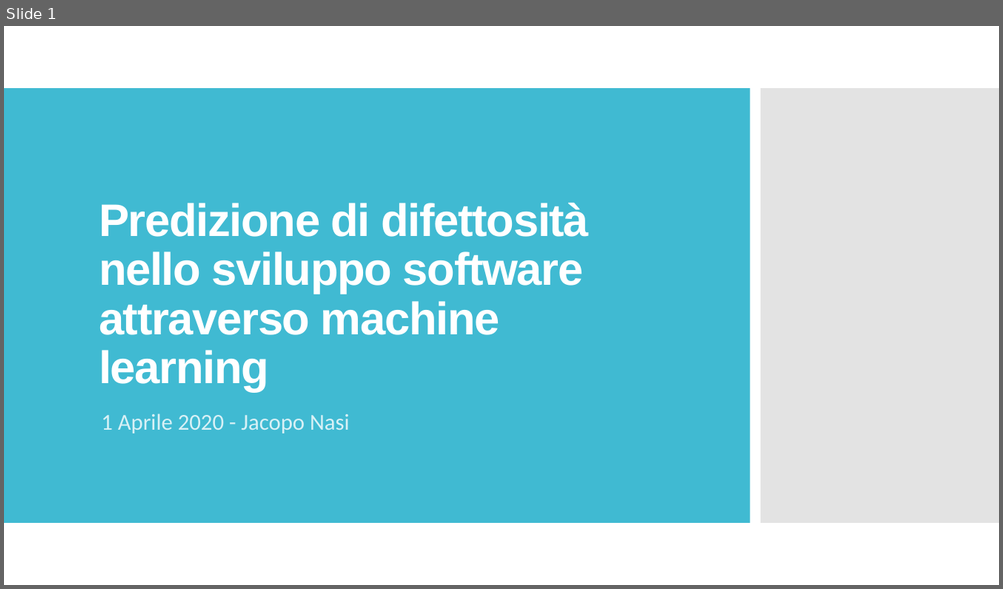
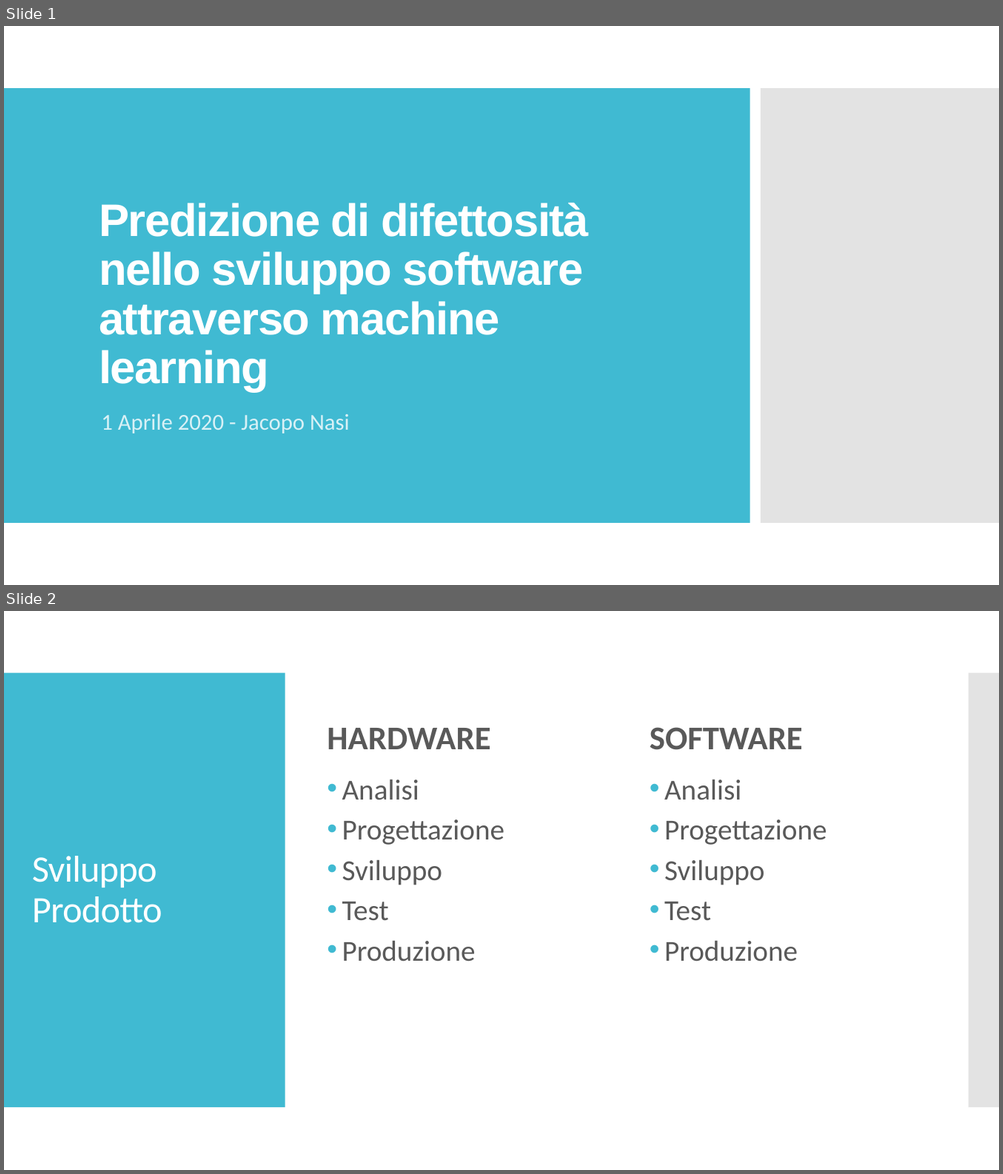
Before and after one commit to Jacopx/Thesis, a slide deck: Presentazione/Presentazione.pptx. Shown one above the other, each under a label of ours: slide 1 before the commit, slides 1 and 2 after it. The pictures are 1003x589 and 1003x1174 pixels, drawn with LibreOffice and Linux fonts; fonts in the diff are those of the drawing. Boxes give left, top, right and bottom in pixels: in the first picture for what was removed or moved away, otherwise in the second. Text is boxed around its words. In the diff, an @@ line names an element or a change of style, - is before the commit and + after.

```diff
--- a/Presentazione/Presentazione.pptx
+++ b/Presentazione/Presentazione.pptx
@@ slide 2 added at [4,611,999,1170], background #FFFFFF @@
@@ rectangle added at [4,673,285,1108], fill #40BAD2 @@
@@ rectangle added at [968,673,999,1108], fill #C8C8C8 at 50% opacity @@
@@ text added at [327,728,490,749], 32 pt, text #595959, bold @@
+HARDWARE
@@ text added at [649,727,802,750], 32 pt, text #595959, bold @@
+SOFTWARE
@@ text added at [342,780,504,962], 28 pt, text #595959 @@
+• Analisi
+• Progettazione
+• Sviluppo
+• Test
+• Produzione
@@ text added at [664,780,826,962], 28 pt, text #595959 @@
+• Analisi
+• Progettazione
+• Sviluppo
+• Test
+• Produzione
@@ title added at [32,856,162,923], 36 pt, text #FFFFFF @@
+Sviluppo
+Prodotto
```
Also in this commit, not shown: 5 other slides added.
